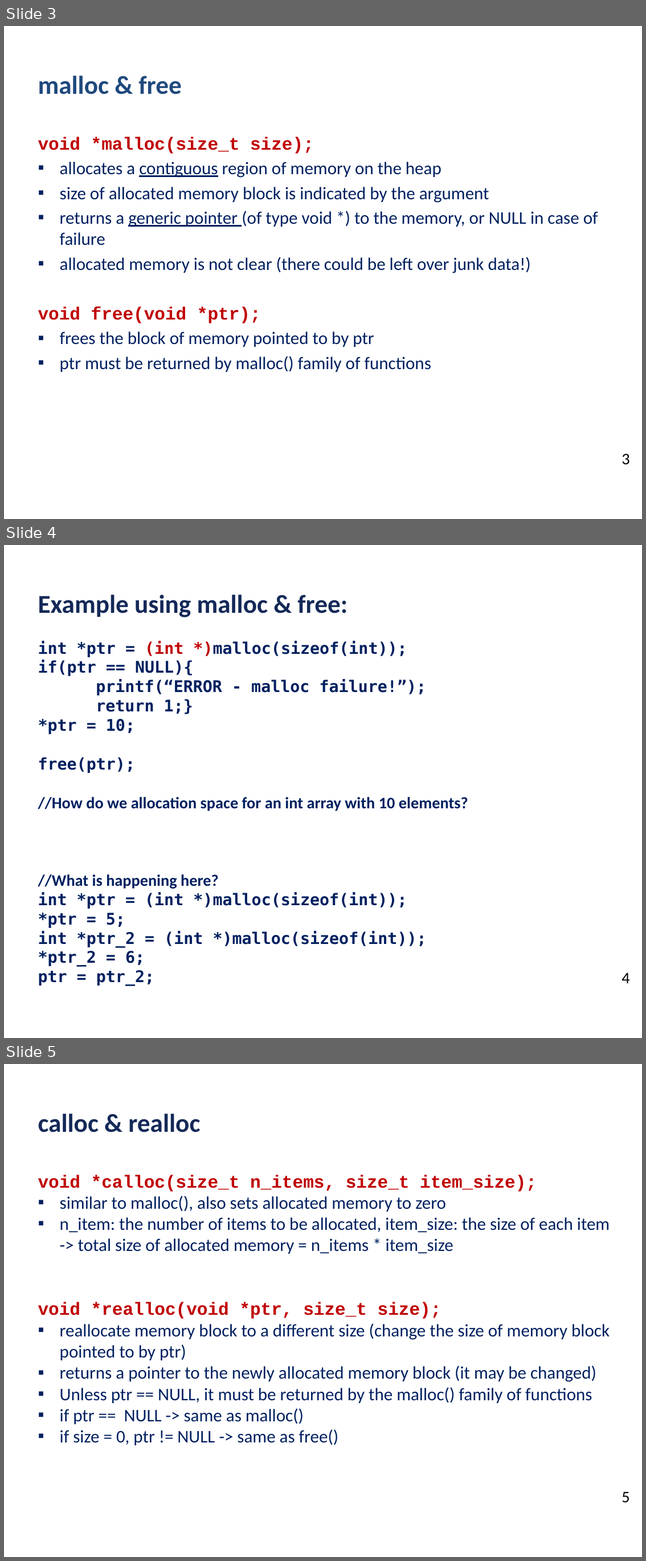
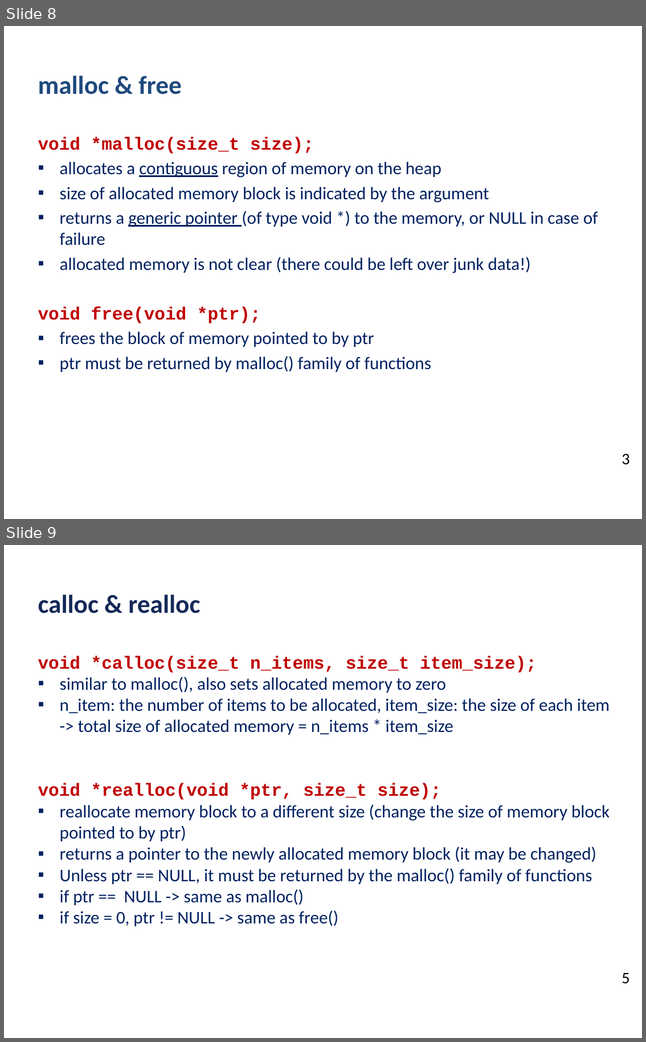
Before and after one commit to ubhowmik/ECE220, a slide deck: Lecture#18/Lecture_18_presentation.pptx. Shown one above the other, each under a label of ours: slides 3, 4 and 5 before the commit, slides 8 and 9 after it. The pictures are 646x1561 and 646x1042 pixels, drawn with LibreOffice and Linux fonts; fonts in the diff are those of the drawing; background and template pictures are left out. Boxes give left, top, right and bottom in pixels: in the first picture for what was removed or moved away, otherwise in the second. Text is boxed around its words. In the diff, an @@ line names an element or a change of style, - is before the commit and + after.

```diff
--- a/Lecture#18/Lecture_18_presentation.pptx
+++ b/Lecture#18/Lecture_18_presentation.pptx
@@ slide 4 removed at [4, 545, 642, 1038], background #FFFFFF @@
@@ text removed at [38, 595, 348, 617] @@
-Example using malloc & free:
@@ text removed at [38, 641, 469, 967] @@
-int *ptr = (int *)malloc(sizeof(int));
-if(ptr == NULL){
-printf(“ERROR - malloc failure!”);
-return 1;}
-*ptr = 10;
-free(ptr);
-//How do we allocation space for an int array with 10 elements?
-//What is happening here?
-int *ptr = (int *)malloc(sizeof(int));
-*ptr = 5;
-int *ptr_2 = (int *)malloc(sizeof(int));
-*ptr_2 = 6;
-ptr = ptr_2;
@@ text removed at [622, 972, 630, 983] @@
-4
@@ what was slide 3 is now slide 8 @@
@@ what was slide 5 is now slide 9 @@
```
Also in this commit, not shown: 1 slide changed, 10 slides added, 2 other slides removed, 7 other files.
